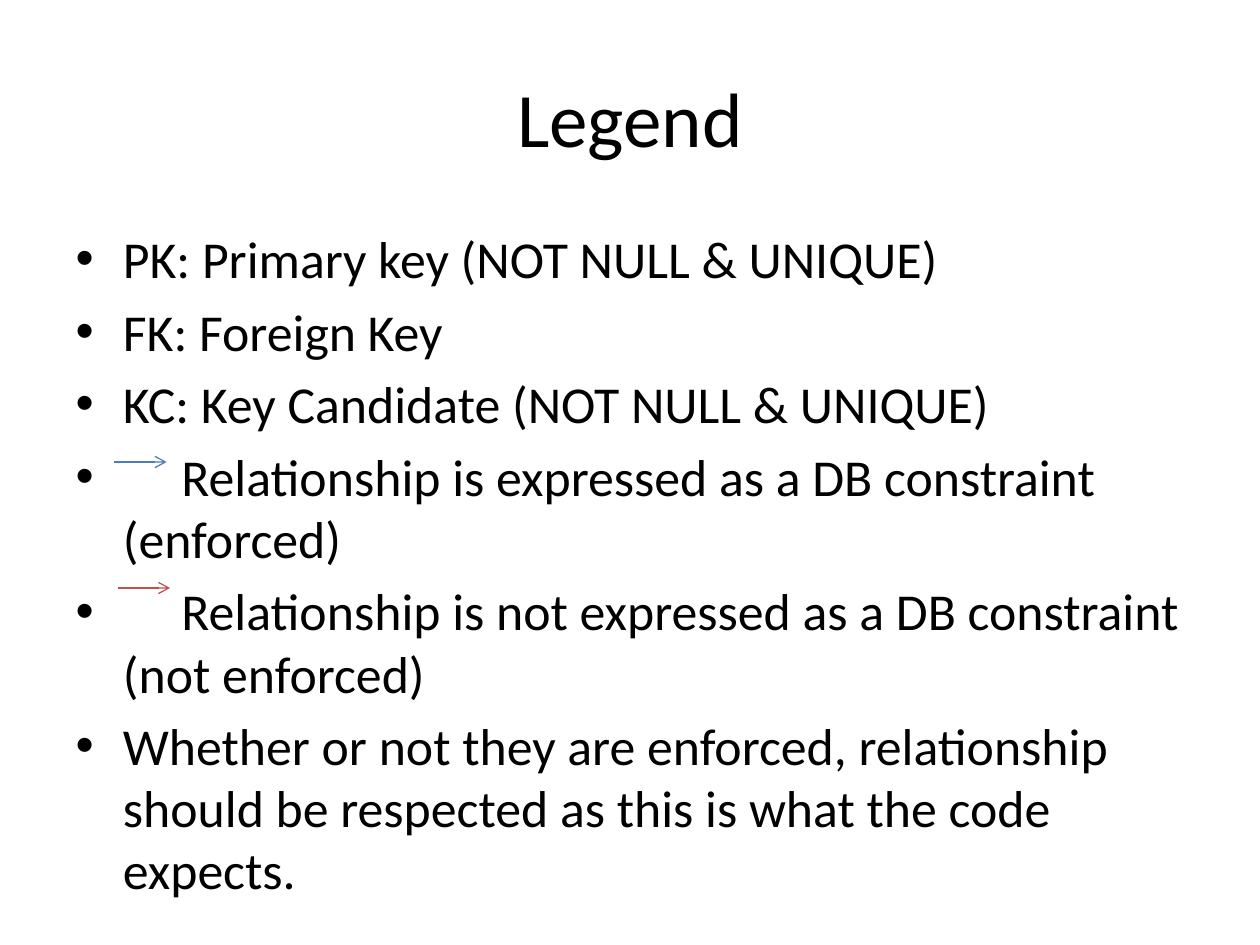
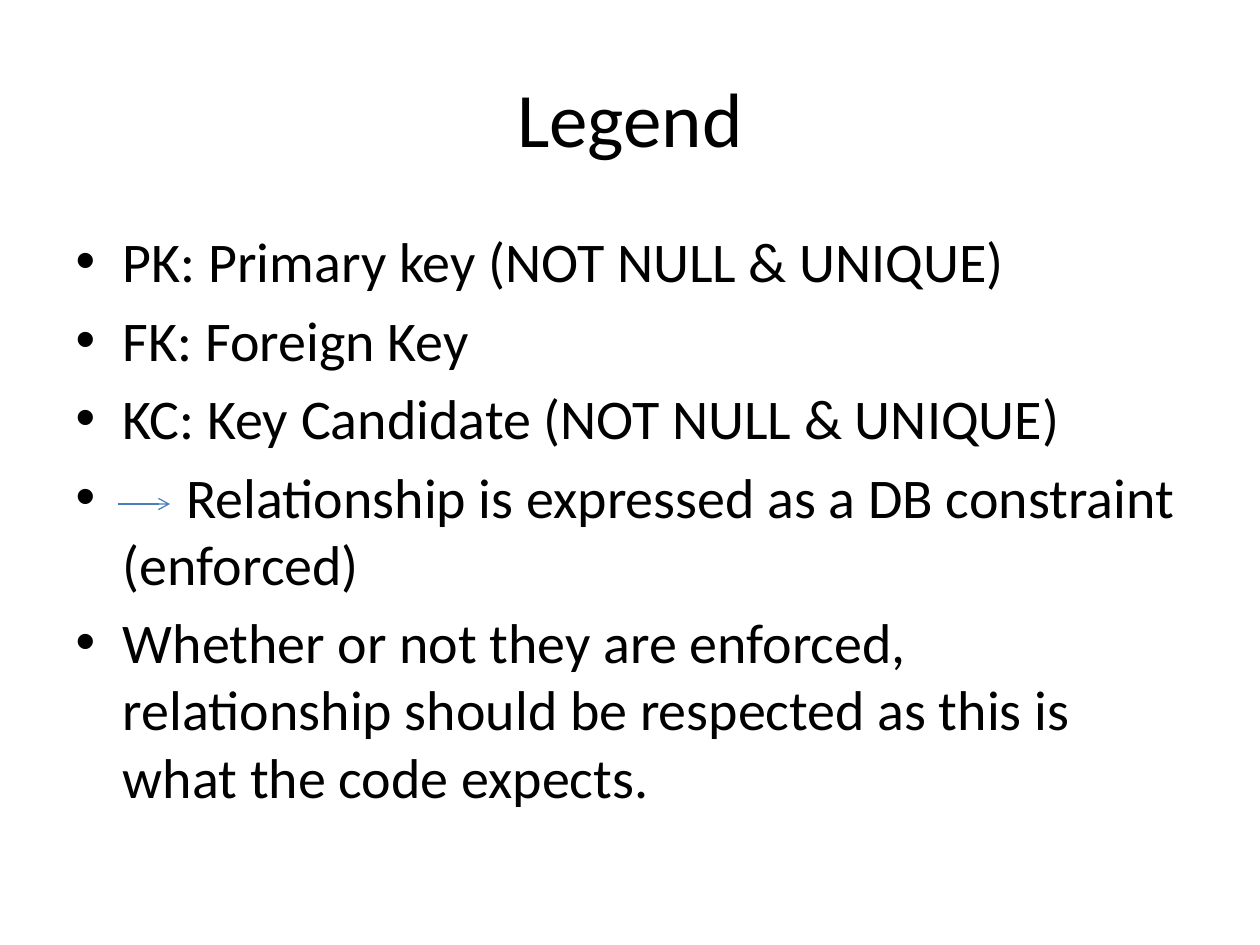
Before and after one commit to tcmitchell/geni-ops-monitoring, a slide deck: slide 2 of doc/slides/Ops Monitoring Tables relations.pptm. Drawn at 1260x945 pixels with LibreOffice and Linux fonts; fonts in the diff are those of the drawing. Boxes give left, top, right and bottom in pixels: in the first picture for what was removed or moved away, otherwise in the second. Text is boxed around its words. In the diff, an @@ line names an element or a change of style, - is before the commit and + after.

```diff
--- a/doc/slides/Ops Monitoring Tables relations.pptm
+++ b/doc/slides/Ops Monitoring Tables relations.pptm
@@ text "PK: Primary key (NOT NULL ..." at <box>123,241,1174,807</box>: size 29.6 to 32 pt @@
@@ arrow moved from (115, 462) - (166, 462) to (117, 504) - (170, 504) @@
@@ arrow removed from (117, 588) to (170, 588) @@
@@ text at <box>123,594,1179,700</box>: paragraph removed @@
-• Relationship is not expressed as a DB constraint (not enforced)
```
Also in this commit, not shown: 9 other slides changed.
